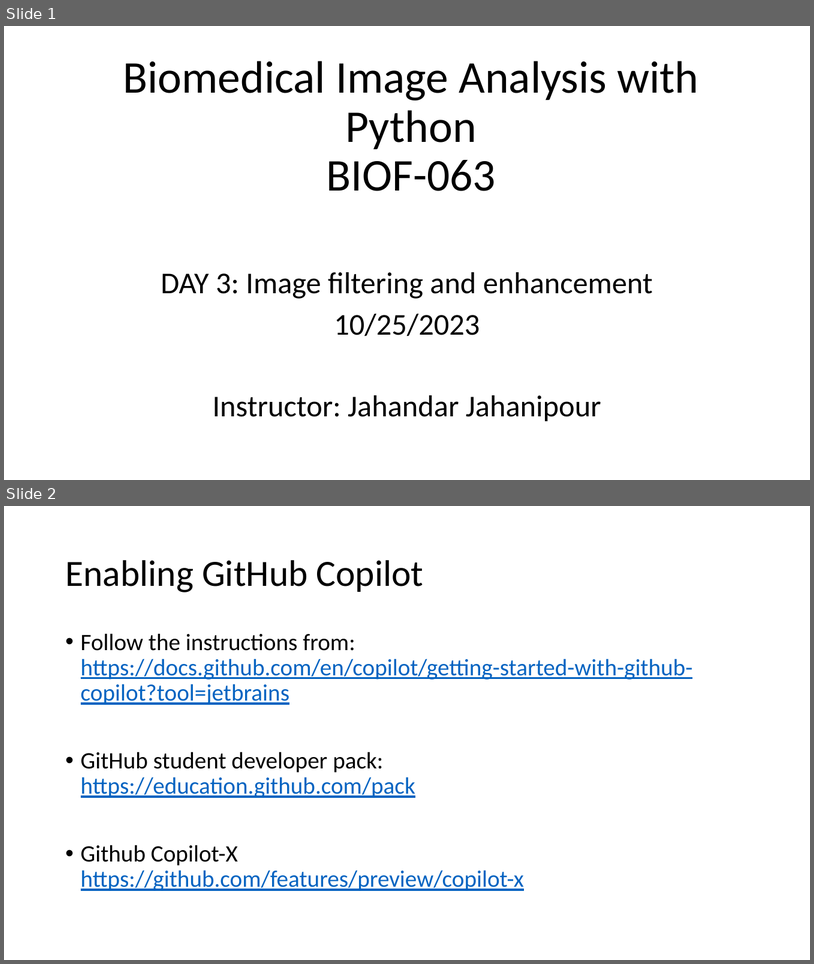
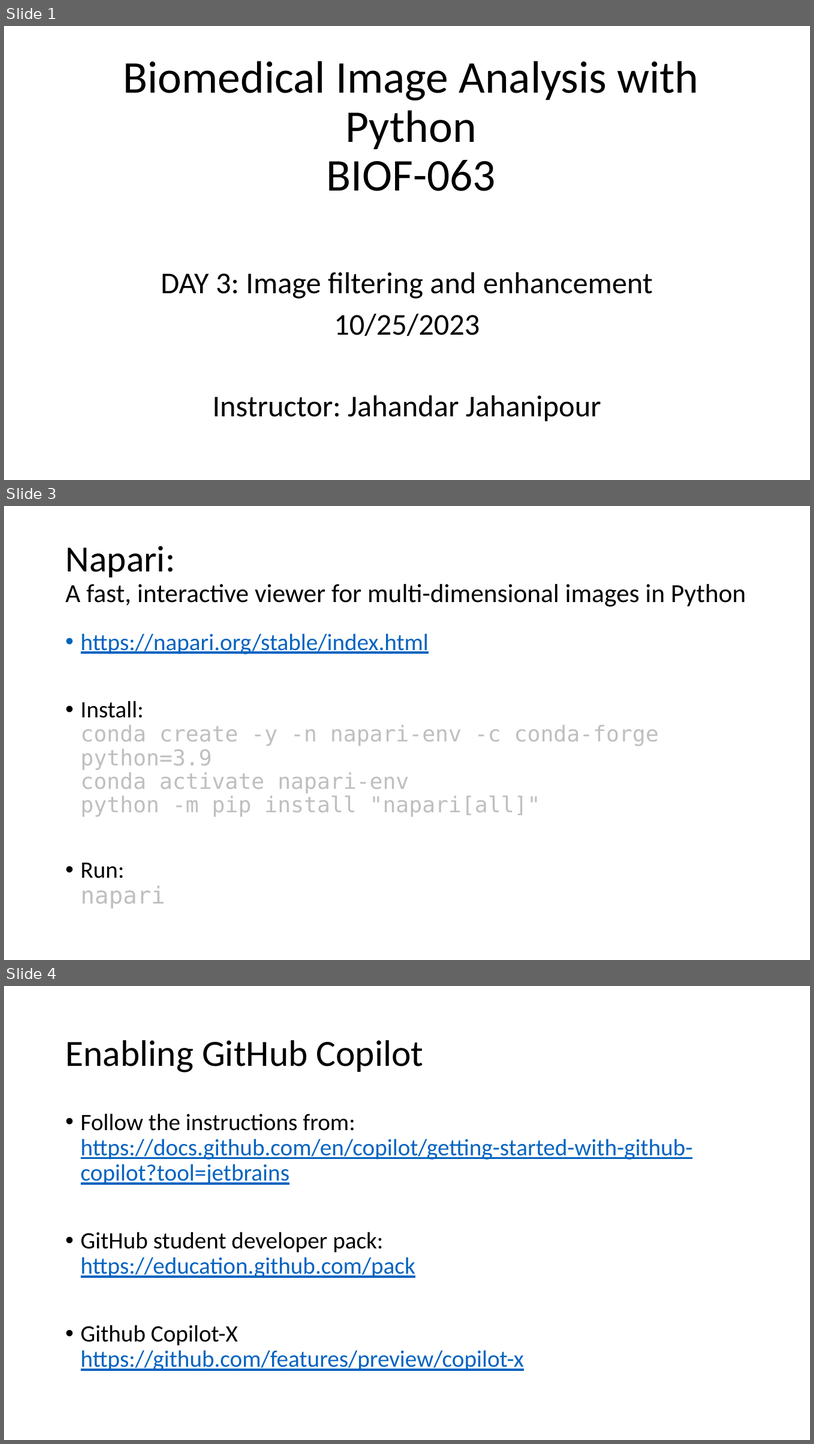
Before and after one commit to jjahanip/BIOF063, a slide deck: day_3/day_3.pptx. Shown one above the other, each under a label of ours: slides 1 and 2 before the commit, slides 1, 3 and 4 after it; the slides between them are not shown. The pictures are 814x964 and 814x1444 pixels, drawn with LibreOffice and Linux fonts; fonts in the diff are those of the drawing. Boxes give left, top, right and bottom in pixels: in the first picture for what was removed or moved away, otherwise in the second. Text is boxed around its words. In the diff, an @@ line names an element or a change of style, - is before the commit and + after.

```diff
--- a/day_3/day_3.pptx
+++ b/day_3/day_3.pptx
@@ slide 3 added at (4,506,810,960), background #FFFFFF @@
@@ title added at (65,546,746,607), 31 pt, text #000000 @@
+Napari:
+A fast, interactive viewer for multi-dimensional images in Python
@@ text added at (81,633,659,908), 26 pt, text #BFBFBF @@
+• https://napari.org/stable/index.html
+• Install:
+  conda create -y -n napari-env -c conda-forge python=3.9
+  conda activate napari-env
+  python -m pip install "napari[all]"
+• Run:
+  napari
@@ what was slide 2 is now slide 4 @@
```
Also in this commit, not shown: 3 slides changed, 2 other slides added, 2 slides removed, 9 other files.
